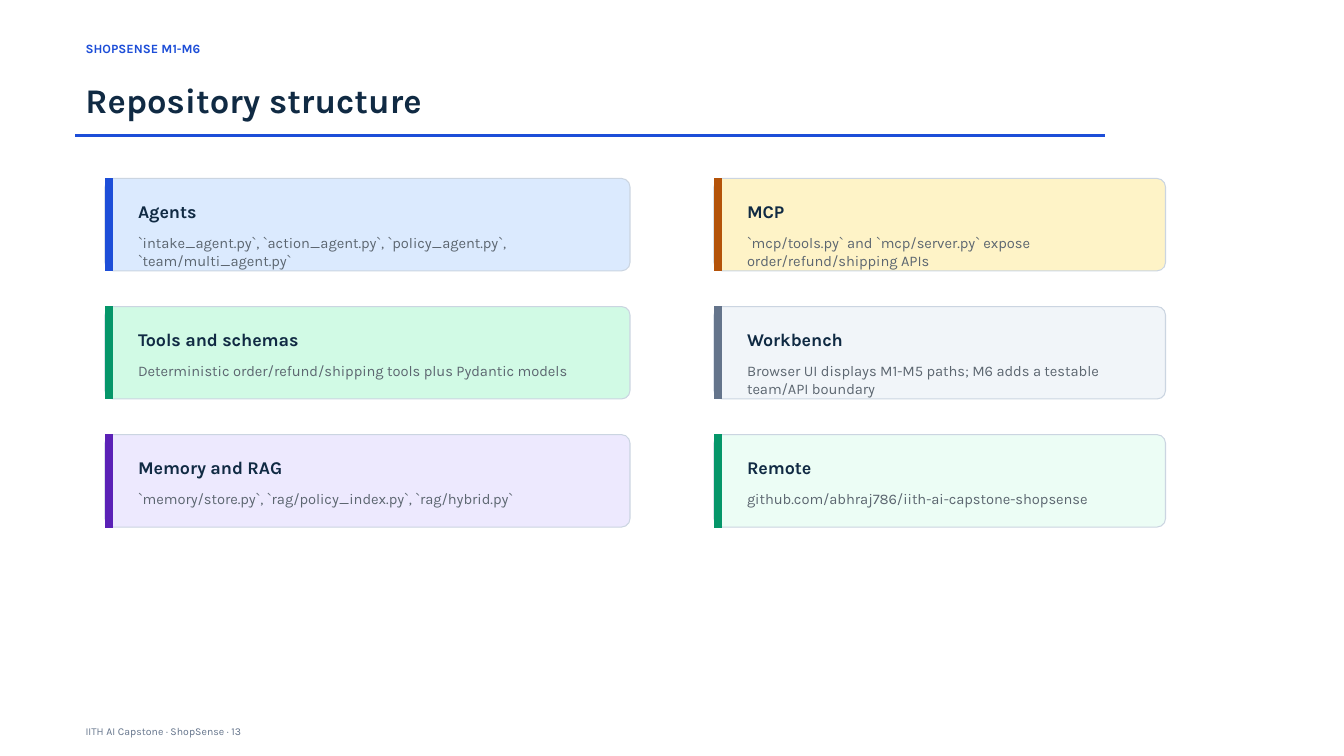
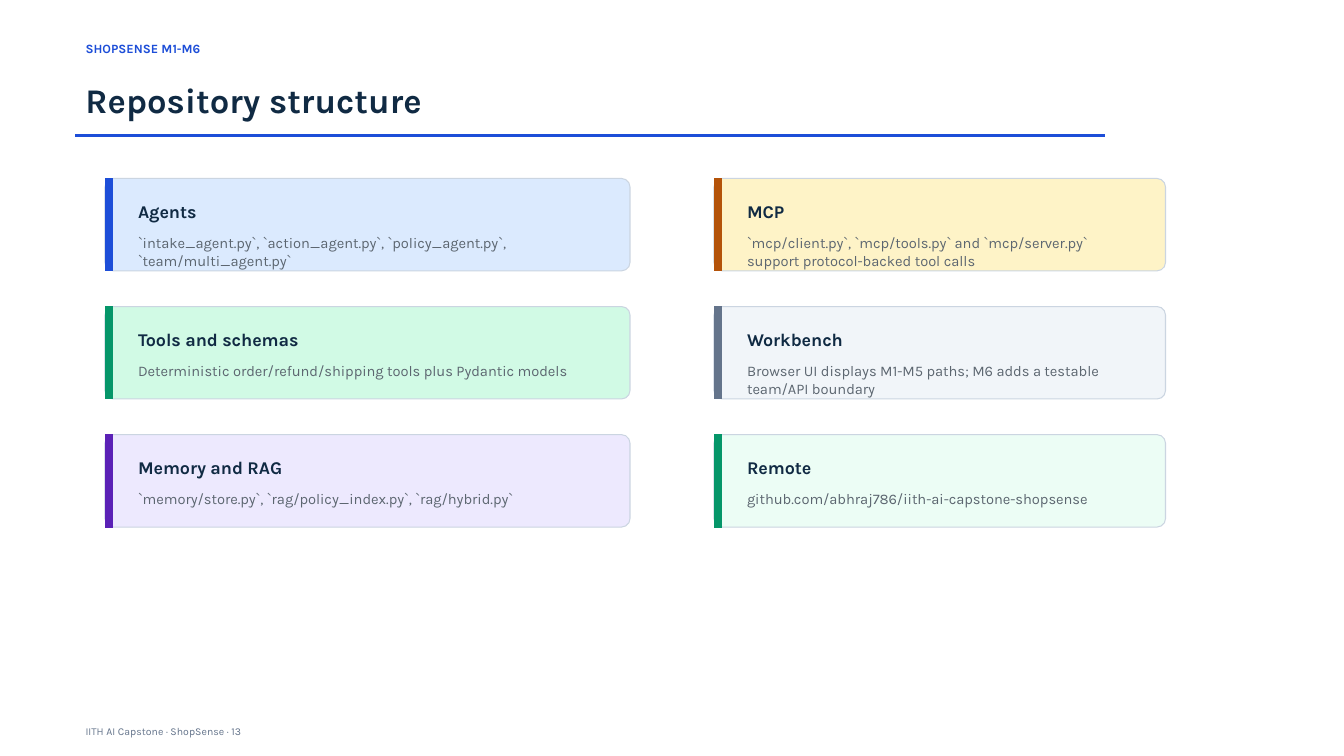
Before and after one commit to abhraj786/iith-ai-capstone-shopsense, a slide deck: slide 13 of docs/deck/iith-ai-capstone-shopsense.pptx. Drawn at 1344x756 pixels with LibreOffice and Linux fonts; fonts in the diff are those of the drawing. Boxes give left, top, right and bottom in pixels: in the first picture for what was removed or moved away, otherwise in the second. Text is boxed around its words. In the diff, an @@ line names an element or a change of style, - is before the commit and + after.

Commit message:
feat: route team tools through mcp

```diff
--- a/docs/deck/iith-ai-capstone-shopsense.pptx
+++ b/docs/deck/iith-ai-capstone-shopsense.pptx
@@ text at [747,237,1088,270]: text changed @@
-`mcp/tools.py` and `mcp/server.py` expose order/refund/shipping APIs
+`mcp/client.py`, `mcp/tools.py` and `mcp/server.py` support protocol-backed tool calls
```
Also in this commit, not shown: 2 other slides changed, 5 other files.
